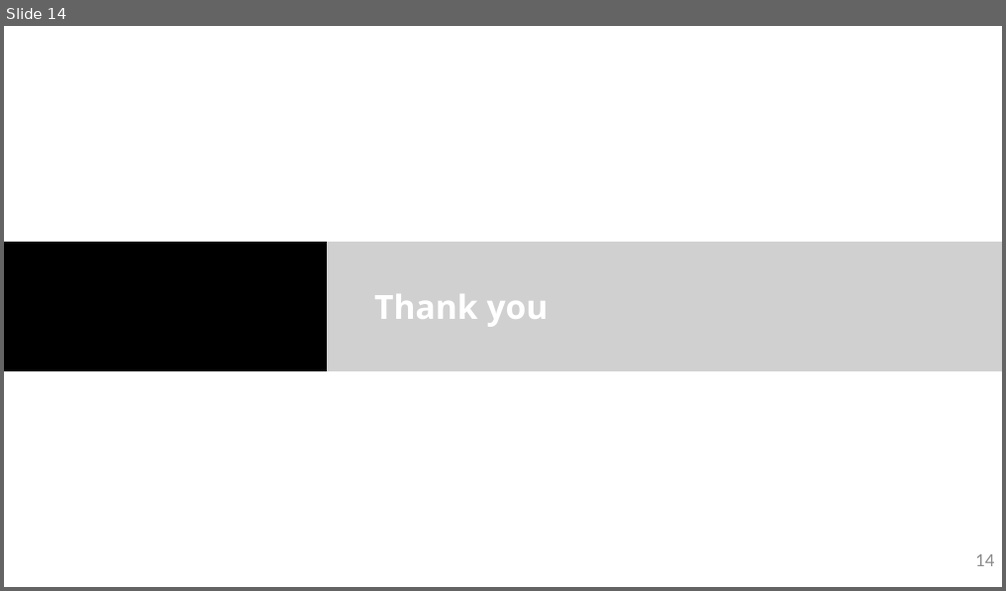
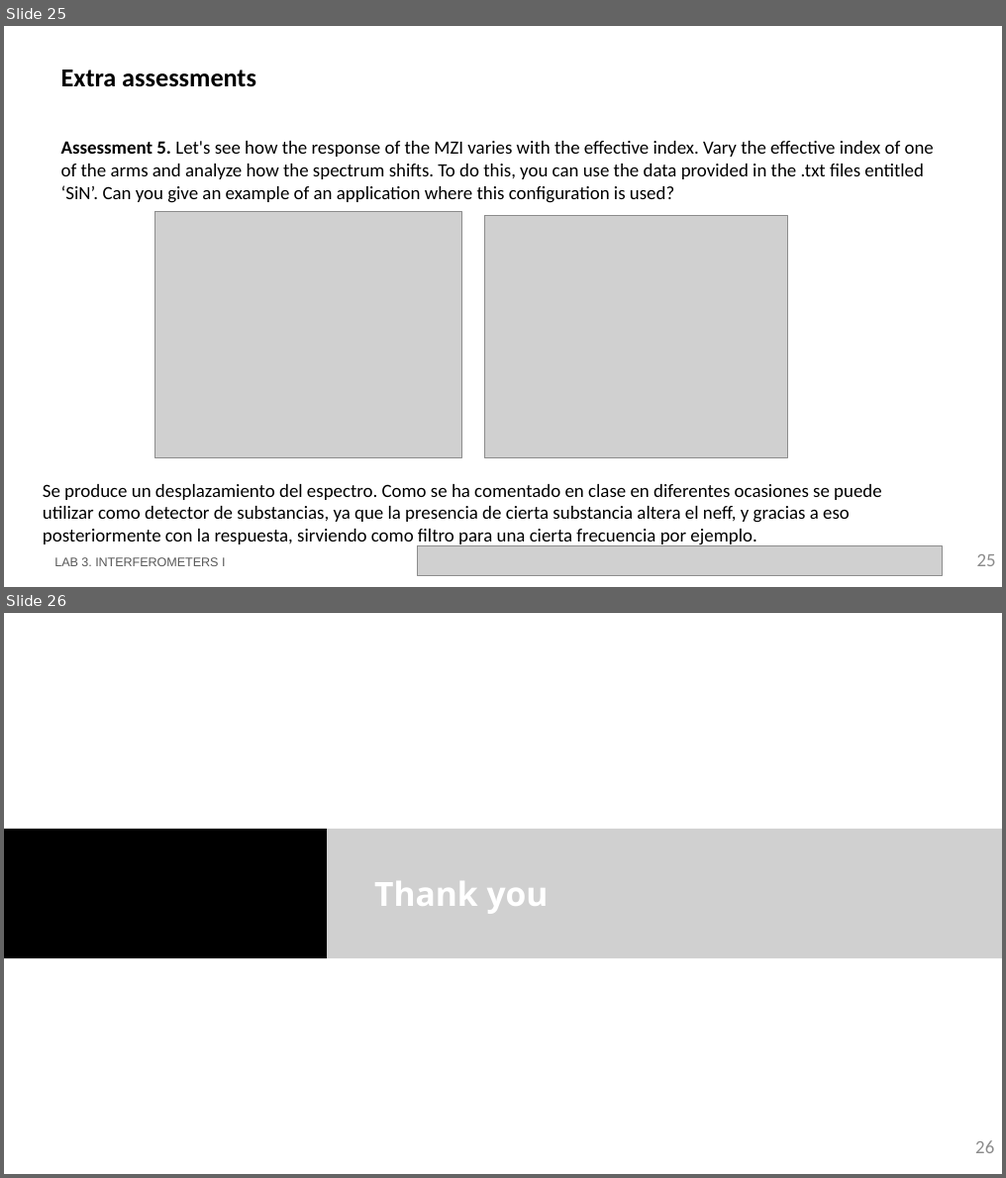
Before and after one commit to RobertoFernandezSevilla/pic-upv-lab3, a slide deck: LabBook_3.pptx. Shown one above the other, each under a label of ours: slide 14 before the commit, slides 25 and 26 after it. The pictures are 1006x591 and 1006x1178 pixels, drawn with LibreOffice and Linux fonts; fonts in the diff are those of the drawing; grey boxes stand for pictures; background and template pictures are left out. Boxes give left, top, right and bottom in pixels: in the first picture for what was removed or moved away, otherwise in the second. Text is boxed around its words. In the diff, an @@ line names an element or a change of style, - is before the commit and + after.

```diff
--- a/LabBook_3.pptx
+++ b/LabBook_3.pptx
@@ slide 25 added at bbox=[4, 26, 1002, 587], background #FFFFFF @@
@@ title added at bbox=[61, 70, 256, 87], 25 pt, text #000000, bold @@
+Extra assessments
@@ text added at bbox=[61, 141, 934, 203], 18 pt, text #000000 @@
+Assessment 5. Let's see how the response of the MZI varies with the effective index. Vary the effective index of one of the arms and analyze how the spectrum shifts. To do this, you can use the data provided in the .txt files entitled ‘SiN’. Can you give an example of an application where this configuration is used?
@@ picture added at bbox=[154, 212, 461, 459] @@
@@ picture added at bbox=[484, 215, 788, 459] @@
@@ text added at bbox=[43, 484, 882, 548], 18 pt, text #000000 @@
+Se produce un desplazamiento del espectro. Como se ha comentado en clase en diferentes ocasiones se puede utilizar como detector de substancias, ya que la presencia de cierta substancia altera el neff, y gracias a eso posteriormente con la respuesta, sirviendo como filtro para una cierta frecuencia por ejemplo.
@@ text added at bbox=[54, 558, 225, 567], 12 pt, text #585858 @@
+LAB 3. INTERFEROMETERS I
@@ picture added at bbox=[417, 547, 943, 576] @@
@@ page number added at bbox=[977, 555, 996, 567], 18 pt, text #8C8C8C @@
+25
@@ what was slide 14 is now slide 26 @@
@@ page number at bbox=[975, 1141, 994, 1154]: text changed @@
-14
+26
```
Also in this commit, not shown: 11 other slides added, 1 other file.
